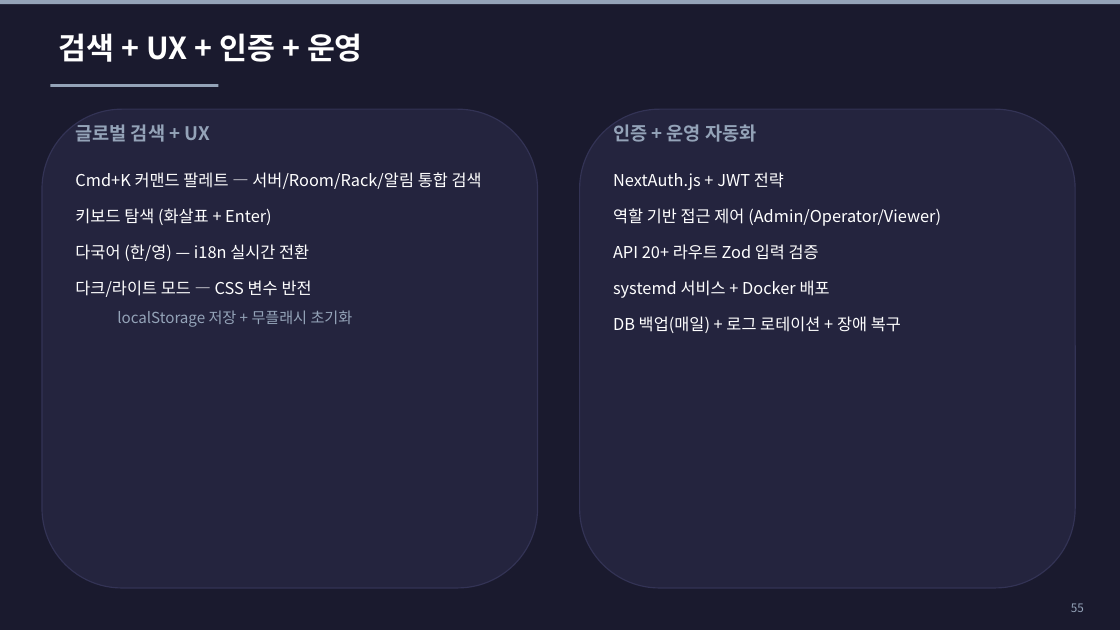
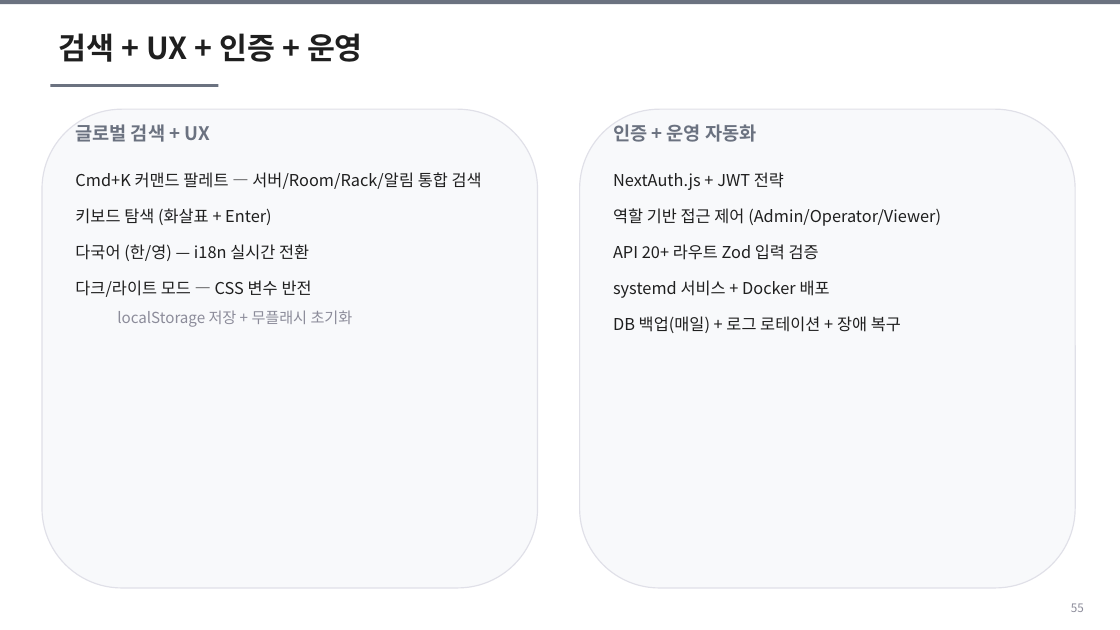
Before and after one commit to youngjaeseo-git/firstTest, a slide deck: slide 55 of docs/DC_Express_User_Manual.pptx. Drawn at 1120x630 pixels with LibreOffice and Linux fonts; fonts in the diff are those of the drawing. Boxes give left, top, right and bottom in pixels: in the first picture for what was removed or moved away, otherwise in the second. Text is boxed around its words. In the diff, an @@ line names an element or a change of style, - is before the commit and + after.

```diff
--- a/docs/DC_Express_User_Manual.pptx
+++ b/docs/DC_Express_User_Manual.pptx
@@ background #1A1A2E to #FFFFFF @@
@@ rectangle at <box>0,0,1120,4</box>: fill #94A3B8 to #6B7280 @@
@@ text "검색 + UX + 인증 ..." at <box>59,33,363,62</box>: text colour #FFFFFF to #1F1F1F @@
@@ rectangle at <box>50,84,218,87</box>: fill #94A3B8 to #6B7280 @@
@@ rounded rectangle at <box>42,109,538,588</box>: fill #24243E to #F8F9FB; outline #333355 1 pt to #E0E0E8 1 pt @@
@@ text "글로벌 검색 + UX" at <box>75,124,210,142</box>: text colour #94A3B8 to #6B7280 @@
@@ rounded rectangle at <box>580,109,1075,588</box>: fill #24243E to #F8F9FB; outline #333355 1 pt to #E0E0E8 1 pt @@
@@ text "인증 + 운영 자동화" at <box>613,124,756,142</box>: text colour #94A3B8 to #6B7280 @@
@@ text "Cmd+K 커맨드 팔레트 — 서버/Room/Rack/알림 ..." at <box>75,172,482,327</box>: text colour #FFFFFF to #1F1F1F in "Cmd+K 커맨드 팔레트 — 서버/Room/Rack/알림 통합 검색", "키보드 탐색 (화살표 + Enter)", "다국어 (한/영) — i18n 실시간 전환", "다크/라이트 모드 — CSS 변수 반전"; text colour #94A3B8 to #8C8C9A in "localStorage 저장 + 무플래시 초기화" @@
@@ text "NextAuth.js + JWT 전략" at <box>613,172,941,333</box>: text colour #FFFFFF to #1F1F1F @@
@@ text "55" at <box>1071,603,1084,612</box>: text colour #94A3B8 to #8C8C9A @@
```
Also in this commit, not shown: 55 other slides changed, 1 other file.
